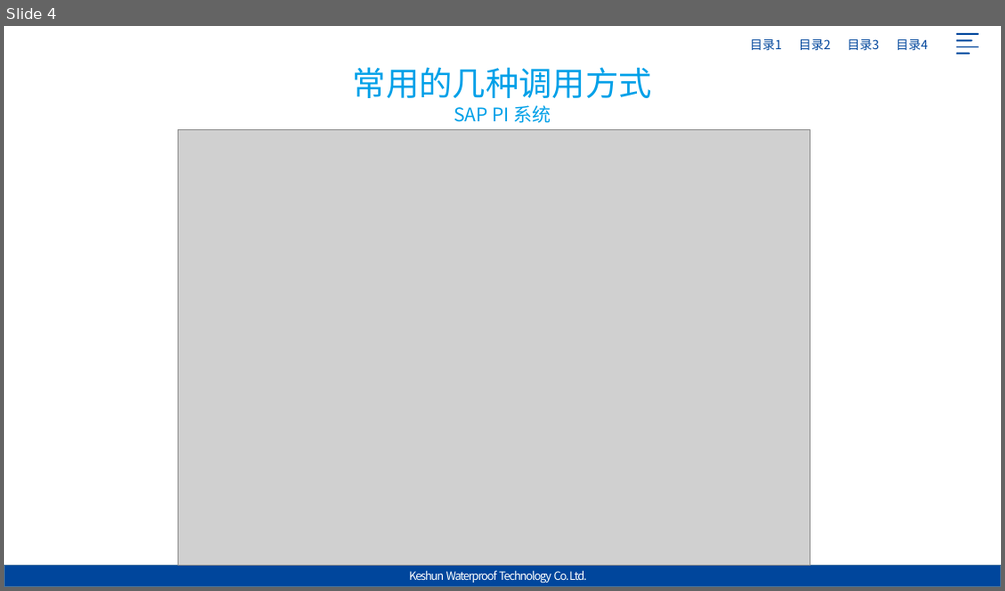
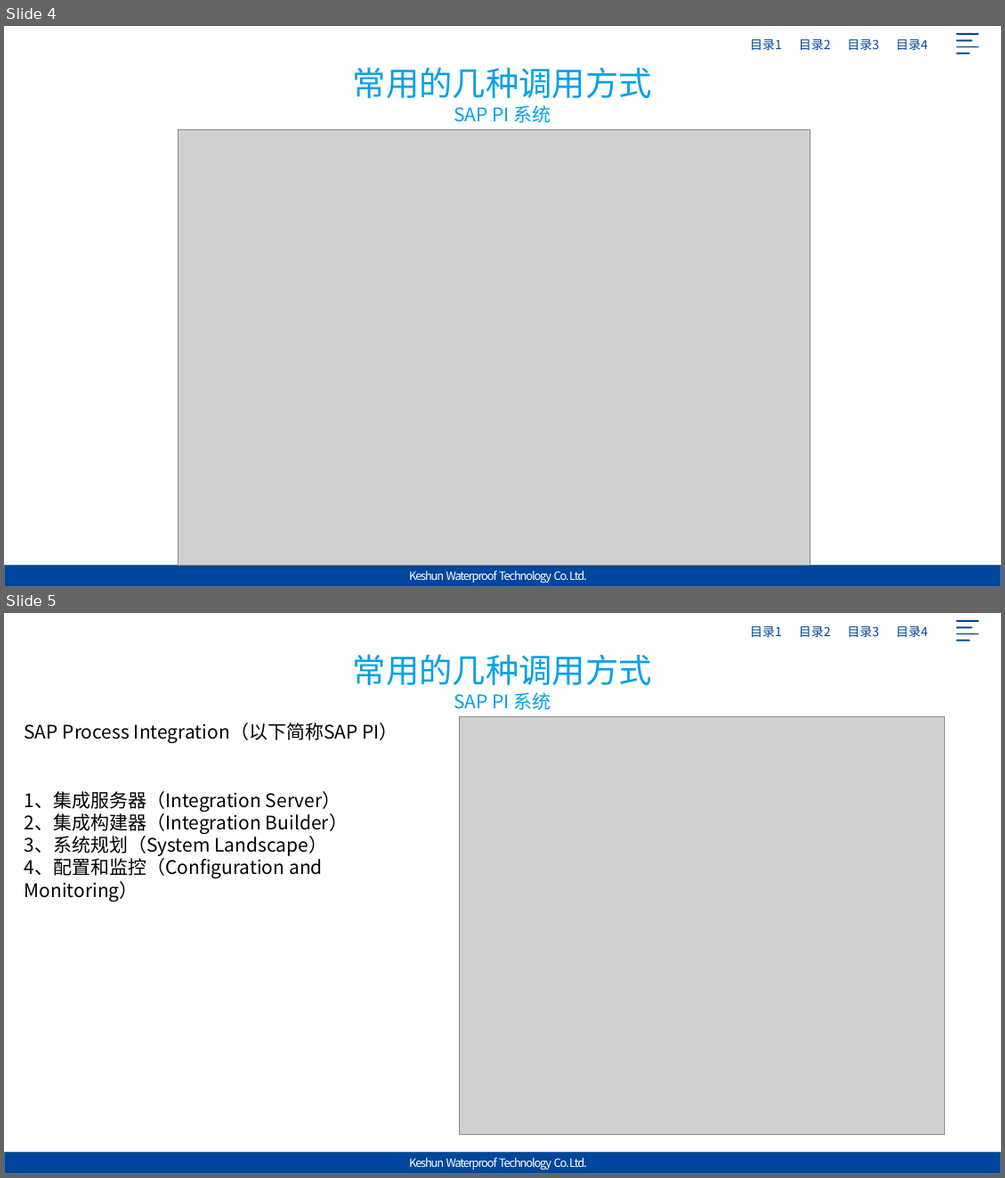
Before and after one commit to Jack-liangqihua/ABAP_CODER, a slide deck: 专题研究/外围系统集成/SAP与外围系统集成.pptx. Shown one above the other, each under a label of ours: slide 4 before the commit, slides 4 and 5 after it. The pictures are 1005x591 and 1005x1178 pixels, drawn with LibreOffice and Linux fonts; fonts in the diff are those of the drawing; grey boxes stand for pictures; background and template pictures are left out. Boxes give left, top, right and bottom in pixels: in the first picture for what was removed or moved away, otherwise in the second. Text is boxed around its words. In the diff, an @@ line names an element or a change of style, - is before the commit and + after.

```diff
--- a/专题研究/外围系统集成/SAP与外围系统集成.pptx
+++ b/专题研究/外围系统集成/SAP与外围系统集成.pptx
@@ slide 5 added at (4,613,1001,1174), background picture (left out); not listed: 3 template elements that a slide beside it also shows @@
@@ text added at (353,654,652,710), 32 pt, text gradient #00A0E8 to #00469C @@
+常用的几种调用方式
+SAP PI 系统
@@ picture added at (460,717,945,1135) @@
@@ text added at (24,722,397,743), 18 pt, text #000000 @@
+SAP Process Integration（以下简称SAP PI）
@@ text added at (24,791,348,878), 18 pt, text #000000 @@
+1、集成服务器（Integration Server）
+2、集成构建器（Integration Builder）
+3、系统规划（System Landscape）
+4、配置和监控（Configuration and Monitoring）
@@ rectangle added at (4,1152,1001,1174), fill #00469C, outline #43739E 1 pt @@
@@ text added at (402,1152,603,1174), 11 pt, text #FFFFFF @@
+Keshun Waterproof Technology Co. Ltd.
```
Also in this commit, not shown: 3 slides changed, 7 other slides added, 2 other files.
